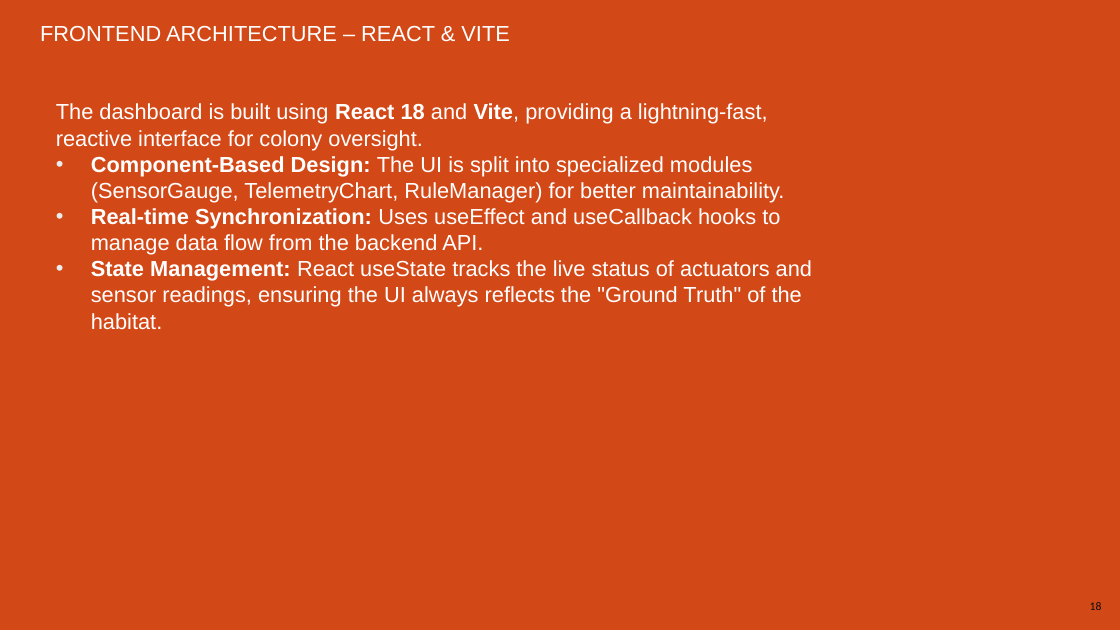
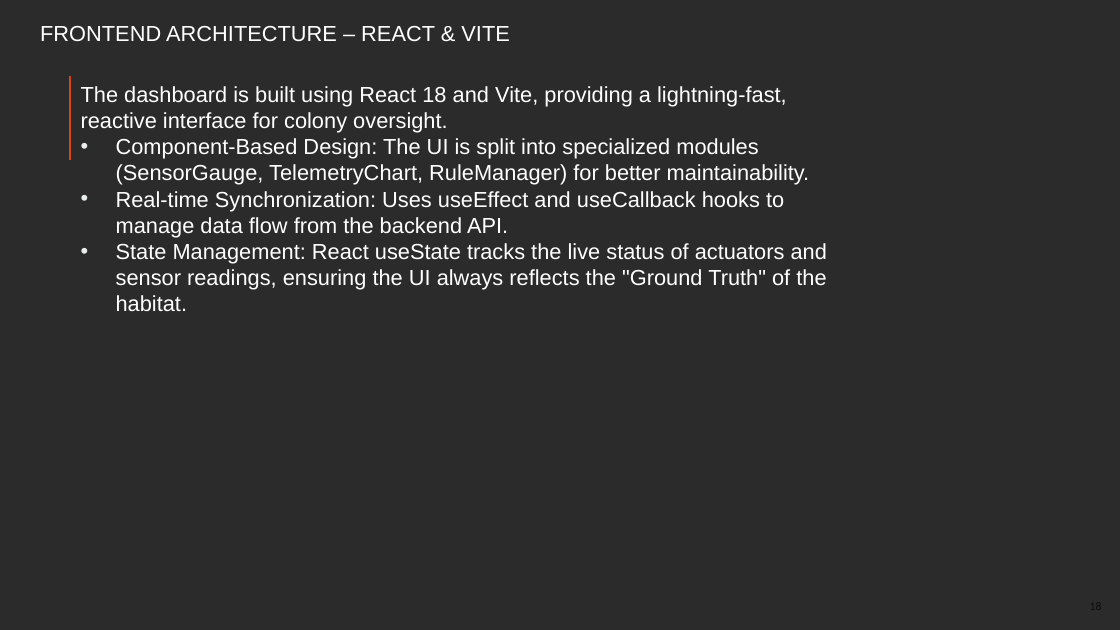
Before and after one commit to danrazin/2056165_ENIGMI, a slide deck: slide 18 of booklets/LAB.pptx. Drawn at 1120x630 pixels with LibreOffice and Linux fonts; fonts in the diff are those of the drawing; background and template pictures are left out; a plain dark background stands for a picture behind light text. Boxes give left, top, right and bottom in pixels: in the first picture for what was removed or moved away, otherwise in the second. Text is boxed around its words. In the diff, an @@ line names an element or a change of style, - is before the commit and + after.

```diff
--- a/booklets/LAB.pptx
+++ b/booklets/LAB.pptx
@@ background #D34817 to picture (left out) @@
@@ text "The dashboard is built using ...": place and size @@
-text "The dashboard is built using ..." at bbox=[56, 103, 812, 330]
+text "The dashboard is built using ..." at bbox=[81, 86, 827, 311]
@@ text "The dashboard is built using ..." at bbox=[81, 86, 827, 311]: bold off in "React 18 Vite,", "Component-Based Design:", "Real-time Synchronization:", "State Management:" @@
```
Also in this commit, not shown: 22 other slides changed, 3 slides added, 1 slide removed.
